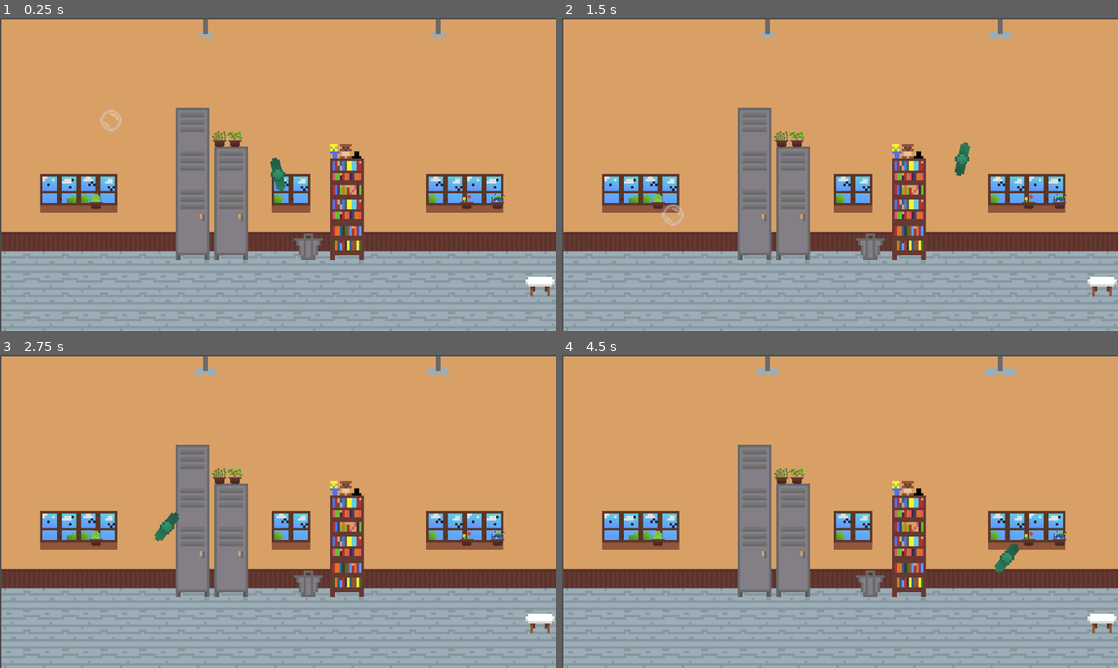
Above: before the commit, frames 1-4 (two rows, left to right).
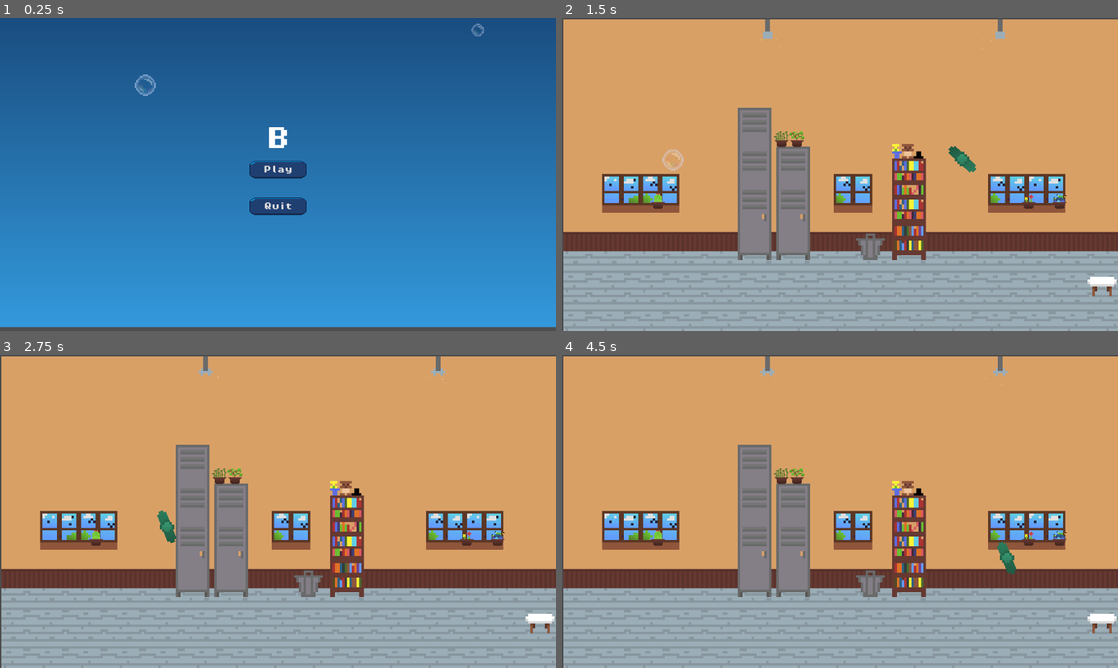
Above: after the commit, the same moments.

Repository: SukainaA/bubbleTheBully
Game: Godot game, scene res://scenes/mainmenu.tscn
Same seed, same stepped clock (60 frames per second), same inputs: the game is played once before the commit and once after it. Before the commit the project starts from res://scenes/level.tscn.
Inputs (mouse positions are in pixels of both pictures, inside the frame that each line leads up to):
- Up to frame 1 (0.25 s): no input
- Up to frame 2 (1.5 s): click (840, 168) at 0.5 s, where only the run after the commit has a clickable "Play"; move the mouse to (962, 158) at 1.27 s
- Up to frame 3 (2.75 s): move the mouse to (166, 527) at 2.02 s
- Up to frame 4 (4.5 s): move the mouse to (895, 442) at 2.77 s; move the mouse to (812, 574) at 3.52 s; move the mouse to (1006, 558) at 4.27 s

The runs differ from the first frame. In frame 1, 100% of the frame differs, in the area x 0-100%, y 0-100%; in frame 2, 0.5%; in frame 3, 0.3%; in frame 4, 0.4%.

Commit message:
added gravity and wind effect to fan

Diff:
--- /dev/null
+++ b/color_rect.gd
@@ -0,0 +1,16 @@
+extends ColorRect
+
+func _ready():
+	material = ShaderMaterial.new()
+	material.shader = Shader.new()
+	material.shader.code = """
+	shader_type canvas_item;
+
+	uniform vec4 top_color : source_color = vec4(0.2, 0.6, 0.86, 1.0);
+	uniform vec4 bottom_color : source_color = vec4(0.1, 0.3, 0.5, 1.0);
+
+	void fragment() {
+		vec4 gradient = mix(bottom_color, top_color, UV.y);
+		COLOR = gradient;
+	}
+	"""
--- /dev/null
+++ b/label.gd
@@ -0,0 +1,24 @@
+extends Label
+
+var full_text = "Bubble the Bully"
+var display_text = ""
+var char_index = 0
+var time_elapsed = 0.0
+
+func _ready():
+	text = ""
+	$Timer.connect("timeout", Callable(self, "_on_Timer_timeout"))
+	$Timer.start()
+
+func _process(delta):
+	time_elapsed += delta
+	# Subtle vertical wave effect
+	position.y = sin(time_elapsed * 5) * 2
+
+func _on_Timer_timeout():
+	if char_index < full_text.length():
+		display_text += full_text[char_index]
+		text = display_text
+		char_index += 1
+	else:
+		$Timer.stop()
--- /dev/null
+++ b/mainmenu.gd
@@ -0,0 +1,15 @@
+extends Control
+
+func _ready():
+	# Center buttons vertically
+	$VBoxContainer.position = Vector2(
+		get_viewport_rect().size.x / 2 - $VBoxContainer.size.x / 2,
+		get_viewport_rect().size.y / 2 - $VBoxContainer.size.y / 2
+	)
+
+
+func _on_play_button_pressed():
+	get_tree().change_scene_to_file("res://scenes/level.tscn")
+
+func _on_quit_button_pressed():
+	get_tree().quit()
--- a/project.godot
+++ b/project.godot
@@ -11,7 +11,7 @@
 [application]
 
 config/name="Bubble the Bully"
-run/main_scene="res://scenes/level.tscn"
+run/main_scene="res://scenes/mainmenu.tscn"
 config/features=PackedStringArray("4.3", "GL Compatibility")
 config/icon="res://icon.svg"
 
--- a/scenes/classroom.tscn
+++ b/scenes/classroom.tscn
@@ -107,6 +107,14 @@
 "speed": 25.0
 }]
 
+[sub_resource type="CapsuleShape2D" id="CapsuleShape2D_vyjf4"]
+radius = 6.7
+height = 23.0
+
+[sub_resource type="CapsuleShape2D" id="CapsuleShape2D_7x4ow"]
+radius = 6.4
+height = 22.4
+
 [sub_resource type="RectangleShape2D" id="RectangleShape2D_bxdbc"]
 size = Vector2(70, 315)
 
@@ -163,6 +171,25 @@
 autoplay = "default"
 frame_progress = 0.294221
 
+[node name="Area2D" type="Area2D" parent="CeilingFan"]
+gravity_space_override = 1
+gravity_point_center = Vector2(0, 2)
+gravity_direction = Vector2(0, 2)
+
+[node name="CollisionShape2D" type="CollisionShape2D" parent="CeilingFan/Area2D"]
+position = Vector2(0.100006, 0.7)
+scale = Vector2(1, 1)
+shape = SubResource("CapsuleShape2D_vyjf4")
+
+[node name="CPUParticles2D" type="CPUParticles2D" parent="CeilingFan"]
+amount = 4
+speed_scale = 6.0
+emission_shape = 3
+emission_rect_extents = Vector2(8, 1)
+spread = 15.0
+gravity = Vector2(0, 50)
+color = Color(0.839216, 1, 1, 1)
+
 [node name="CeilingFan2" type="AnimatedSprite2D" parent="."]
 position = Vector2(423, 40)
 scale = Vector2(5, 5)
@@ -170,6 +197,24 @@
 autoplay = "default"
 frame_progress = 0.694766
 
+[node name="Area2D" type="Area2D" parent="CeilingFan2"]
+gravity_space_override = 1
+gravity_point_center = Vector2(0, 2)
+gravity_direction = Vector2(0, 2)
+
+[node name="CollisionShape2D" type="CollisionShape2D" parent="CeilingFan2/Area2D"]
+scale = Vector2(1, 1)
+shape = SubResource("CapsuleShape2D_7x4ow")
+
+[node name="CPUParticles2D" type="CPUParticles2D" parent="CeilingFan2"]
+amount = 4
+speed_scale = 6.0
+emission_shape = 3
+emission_rect_extents = Vector2(8, 1)
+spread = 15.0
+gravity = Vector2(0, 50)
+color = Color(0.839216, 1, 1, 1)
+
 [node name="ObstacleCollision" type="StaticBody2D" parent="."]
 visible = false
 
--- /dev/null
+++ b/scenes/mainmenu.tscn
@@ -0,0 +1,89 @@
+[gd_scene load_steps=7 format=3 uid="uid://b2stkkvh28sc"]
+
+[ext_resource type="Script" path="res://mainmenu.gd" id="1_b7wqe"]
+[ext_resource type="Script" path="res://color_rect.gd" id="2_410d5"]
+[ext_resource type="Texture2D" uid="uid://8q00jqh510hy" path="res://sprites/buttonbase.png" id="2_w56fr"]
+[ext_resource type="FontFile" uid="uid://ctcue00wcq673" path="res://sprites/PixelOperator8-Bold.ttf" id="3_gef18"]
+[ext_resource type="Script" path="res://label.gd" id="3_rerye"]
+[ext_resource type="Texture2D" uid="uid://ctmhdjbhc2mny" path="res://sprites/bubble-single.png" id="5_5u0ex"]
+
+[node name="Menu" type="Control"]
+layout_mode = 3
+anchors_preset = 15
+anchor_right = 1.0
+anchor_bottom = 1.0
+grow_horizontal = 2
+grow_vertical = 2
+size_flags_horizontal = 4
+size_flags_vertical = 4
+script = ExtResource("1_b7wqe")
+
+[node name="ColorRect" type="ColorRect" parent="."]
+layout_mode = 0
+offset_right = 1153.0
+offset_bottom = 640.0
+color = Color(0.010822, 0.313941, 0.549379, 1)
+script = ExtResource("2_410d5")
+
+[node name="CPUParticles2D" type="CPUParticles2D" parent="."]
+position = Vector2(883, 47)
+amount = 3
+speed_scale = 0.3
+texture = ExtResource("5_5u0ex")
+emission_shape = 1
+emission_sphere_radius = 128.0
+scale_amount_max = 5.0
+hue_variation_max = 0.25
+
+[node name="VBoxContainer" type="VBoxContainer" parent="."]
+layout_mode = 0
+offset_right = 1153.0
+offset_bottom = 203.0
+
+[node name="Label" type="Label" parent="VBoxContainer"]
+layout_mode = 2
+size_flags_horizontal = 4
+theme_override_fonts/font = ExtResource("3_gef18")
+theme_override_font_sizes/font_size = 50
+text = "Bubble the Bully
+"
+script = ExtResource("3_rerye")
+
+[node name="Timer" type="Timer" parent="VBoxContainer/Label"]
+wait_time = 0.2
+
+[node name="PlayButton" type="Button" parent="VBoxContainer"]
+layout_mode = 2
+size_flags_horizontal = 4
+size_flags_vertical = 4
+theme_override_colors/icon_hover_color = Color(0.117647, 0.137255, 0.380392, 0.862745)
+theme_override_fonts/font = ExtResource("3_gef18")
+text = "Play"
+icon = ExtResource("2_w56fr")
+flat = true
+icon_alignment = 1
+
+[node name="QuitButton" type="Button" parent="VBoxContainer"]
+layout_mode = 2
+size_flags_horizontal = 4
+size_flags_vertical = 4
+theme_override_colors/icon_hover_color = Color(0.117647, 0.137255, 0.380392, 0.862745)
+theme_override_fonts/font = ExtResource("3_gef18")
+text = "Quit"
+icon = ExtResource("2_w56fr")
+flat = true
+icon_alignment = 1
+
+[node name="CPUParticles2D2" type="CPUParticles2D" parent="."]
+position = Vector2(227, 44)
+amount = 3
+speed_scale = 0.3
+texture = ExtResource("5_5u0ex")
+emission_shape = 1
+emission_sphere_radius = 128.0
+scale_amount_max = 3.0
+hue_variation_min = -0.11
+hue_variation_max = 0.2
+
+[connection signal="pressed" from="VBoxContainer/PlayButton" to="." method="_on_play_button_pressed"]
+[connection signal="pressed" from="VBoxContainer/QuitButton" to="." method="_on_quit_button_pressed"]
--- a/scenes/street.tscn
+++ b/scenes/street.tscn
@@ -220,4 +220,14 @@
 one_shot = true
 autostart = true
 
+[node name="wind" type="CPUParticles2D" parent="."]
+position = Vector2(18, 346)
+amount = 6
+emission_shape = 3
+emission_rect_extents = Vector2(1, 10)
+spread = 15.0
+gravity = Vector2(100, 0)
+initial_velocity_min = 400.0
+initial_velocity_max = 600.0
+
 [connection signal="timeout" from="CarTimer" to="CarSpawner" method="_on_timer_timeout"]
--- /dev/null
+++ b/scenes/ui_lifes.tscn
@@ -0,0 +1,6 @@
+[gd_scene load_steps=2 format=3 uid="uid://ug1wffwdfrdo"]
+
+[ext_resource type="Script" path="res://scripts/ui_lifes.gd" id="1_4uky5"]
+
+[node name="Node" type="Node"]
+script = ExtResource("1_4uky5")
--- /dev/null
+++ b/scripts/ui_lifes.gd
@@ -0,0 +1 @@
+extends Node
Binary file added: 2025-01-24-Bubble-the-Bully.gif
Not shown: 1 places in scenes/classroom.tscn that only renumber resources
Binary file added: sprites/PixelOperator8-Bold.ttf
Binary file added: sprites/bubble-export.png
Binary file added: sprites/bubble-single.png
Binary file added: sprites/buttonbase.png
